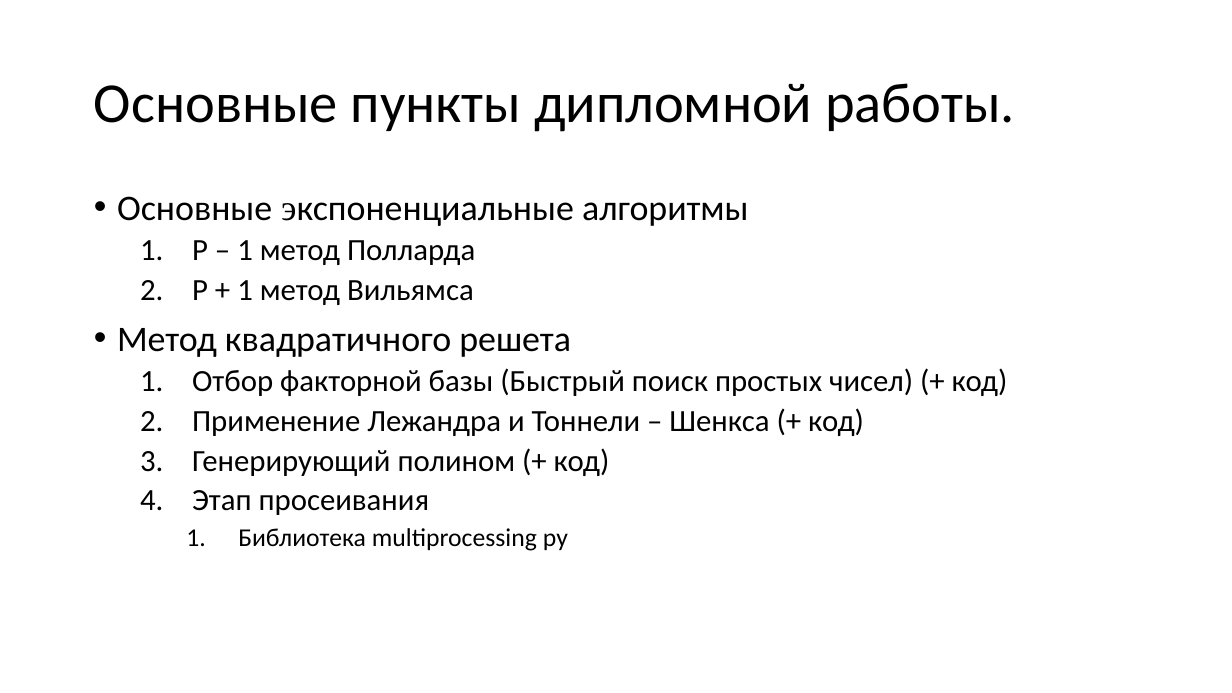
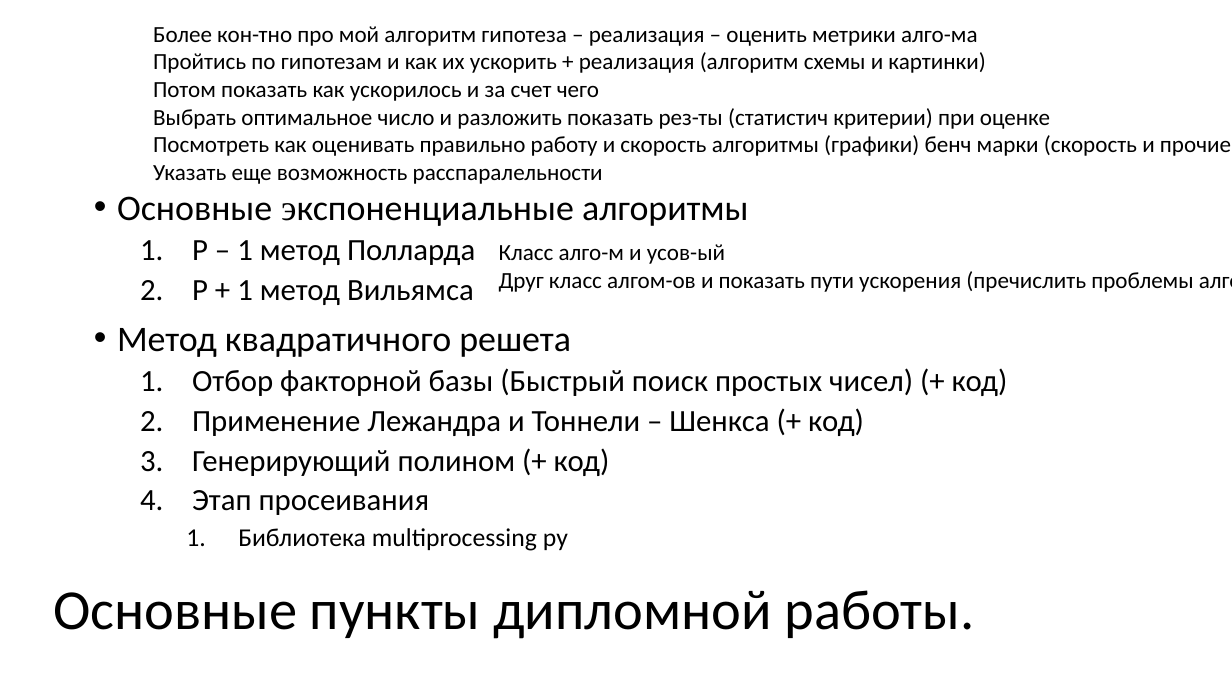
Before and after one commit to pagamov/VKR, a slide deck: slide 3 of Павел Гамов 10.3.22.pptx. Drawn at 1232x693 pixels with LibreOffice and Linux fonts; fonts in the diff are those of the drawing. Boxes give left, top, right and bottom in pixels: in the first picture for what was removed or moved away, otherwise in the second. Text is boxed around its words. In the diff, an @@ line names an element or a change of style, - is before the commit and + after.

```diff
--- a/Павел Гамов 10.3.22.pptx
+++ b/Павел Гамов 10.3.22.pptx
@@ text added at bbox=[153, 26, 1231, 184], 18 pt, text #000000 @@
+Более кон-тно про мой алгоритм гипотеза – реализация – оценить метрики алго-ма
+Пройтись по гипотезам и как их ускорить + реализация (алгоритм схемы и картинки)
+Потом показать как ускорилось и за счет чего
+Выбрать оптимальное число и разложить показать рез-ты (статистич критерии) при оценке
+Посмотреть как оценивать правильно работу и скорость алгоритмы (графики) бенч марки (скорость и прочие пар-ты
+Указать еще возможность расспаралельности
@@ text added at bbox=[499, 244, 1232, 292], 18 pt, text #000000 @@
+Класс алго-м и усов-ый
+Друг класс алгом-ов и показать пути ускорения (пречислить проблемы алго-ов)
@@ title "Основные пункты дипломной работы.": place and size @@
-title "Основные пункты дипломной работы." at bbox=[94, 83, 1015, 132]
+title "Основные пункты дипломной работы." at bbox=[53, 590, 974, 639]
```
Also in this commit, not shown: 3 other slides changed.
